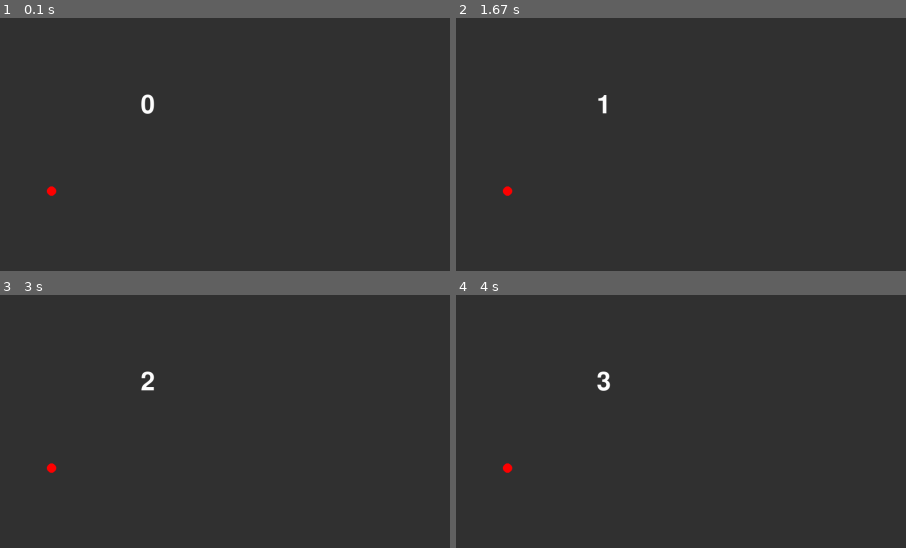
Above: before the commit, frames 1-4 (two rows, left to right).
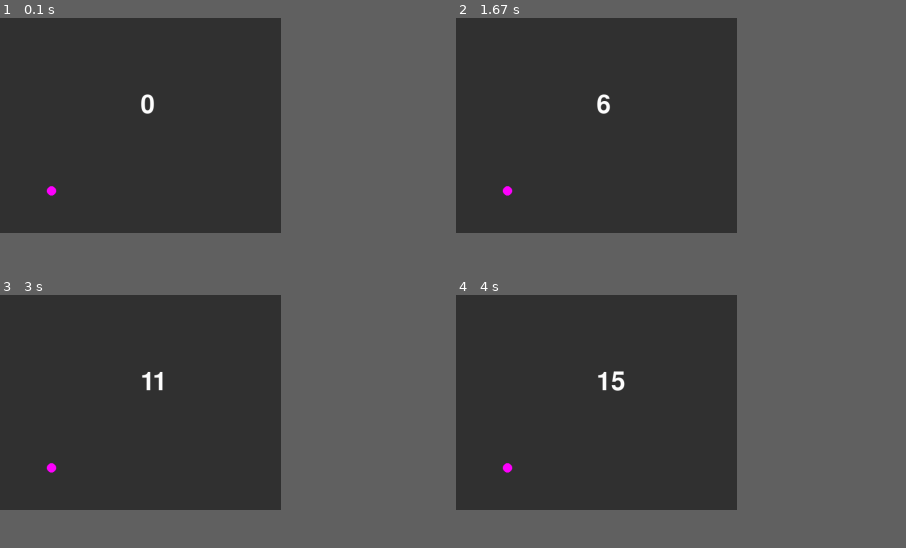
Above: after the commit, the same moments.

Repository: reoreoo/ProjExD_01
Game: pygame game, started from pygame_system.py
The game is run twice, just before and just after one commit, with the same random seed, the same clock (stepped at 60 frames per second) and the same inputs.
Inputs:
- Up to frame 1 (0.1 s): no input
- Up to frame 2 (1.67 s): no input
- Up to frame 3 (3 s): no input
- Up to frame 4 (4 s): no input
The pictures show only the part of the screen within x 0-50%, y 4-54%; the shares and areas given below are measured in that part.
In our replay, the window is 900x506 before the commit and 281x234 after it. These sizes can differ from the game's own. Grey fills any space a smaller window leaves; there, only what the larger window draws over its background counts as a difference.

The runs differ from the first frame. In frame 1, less than 0.1% of the frame differs, in the area x 10-35%, y 30-71%; in frame 2, 0.2%; in frame 3, 0.3%; in frame 4, 0.4%, in the area x 10-38%, y 30-71%.

Commit message:
すこしかえた

Diff:
--- a/pygame_system.py
+++ b/pygame_system.py
@@ -3,12 +3,12 @@
 
 def main():
     pg.display.set_caption("はじめてのPygame")
-    screen = pg.display.set_mode((1920, 1080))
+    screen = pg.display.set_mode((600, 500))
     clock = pg.time.Clock()
     font = pg.font.Font(None, 80)
 
     enn = pg.Surface((20, 20))
-    pg.draw.circle(enn, (255, 0, 0), (10, 10), 10)
+    pg.draw.circle(enn, (255, 0, 255), (10, 10), 10)
     enn.set_colorkey((0, 0, 0))
 
     tmr = 0
@@ -22,7 +22,7 @@
         screen.blit(enn, [100, 400])
         pg.display.update()
         tmr += 1
-        clock.tick(1)
+        clock.tick(4)
 
 
 if __name__ == "__main__":
